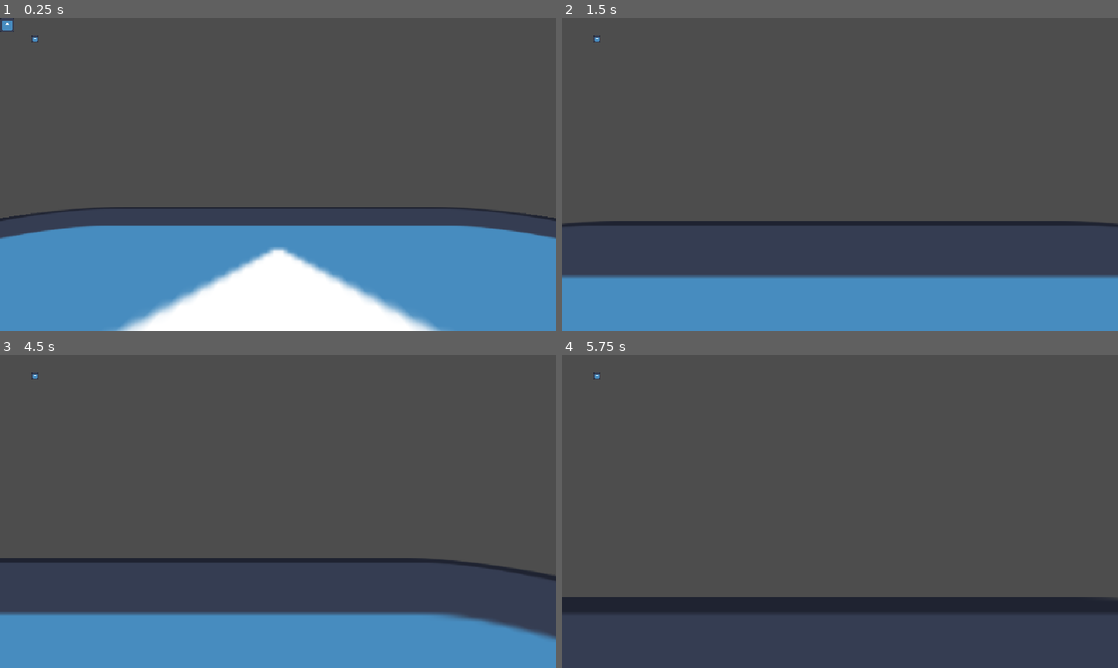
Above: before the commit, frames 1-4 (two rows, left to right).
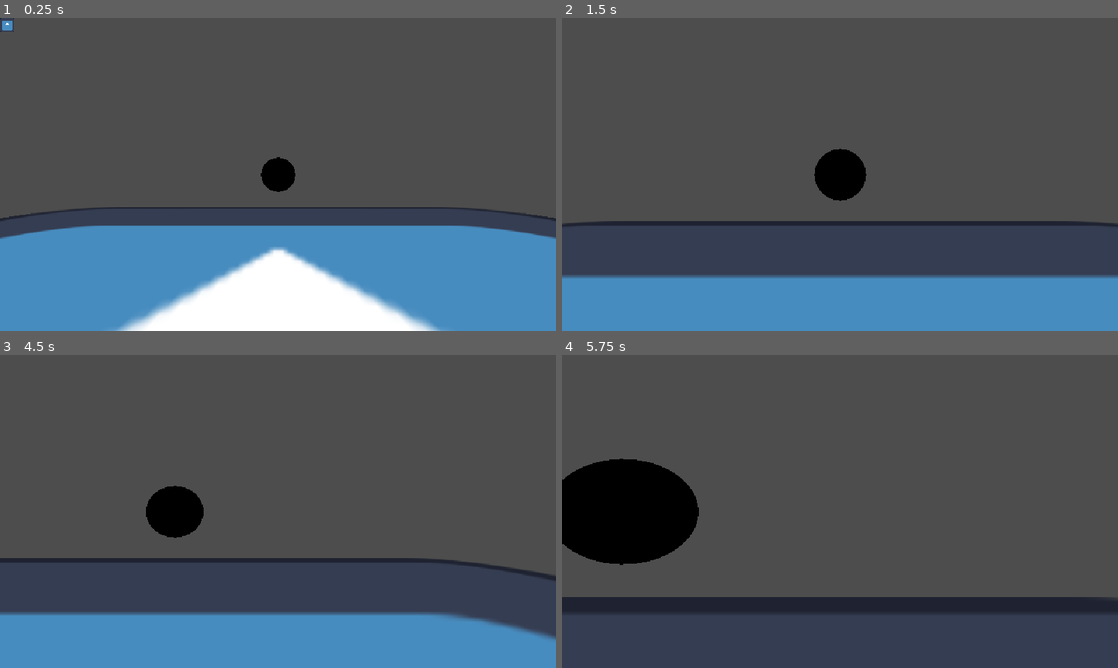
Above: after the commit, the same moments.

Repository: wooshdude/game-off-2024
Game: Godot game, scene res://scenes/grid_example.tscn
Same seed, same stepped clock (60 frames per second), same inputs: the game is played once before the commit and once after it. The project has no main scene, so this scene is started directly. The engine's default icon, where the game draws it, is replaced by a stand-in: a white triangle on a blue panel in a dark square.
Inputs (mouse positions are in pixels of both pictures, inside the frame that each line leads up to):
- Up to frame 1 (0.25 s): no input
- Up to frame 2 (1.5 s): tap Enter (ui_accept) at 0.5, 0.6, 0.77, 1.07, 1.25, 1.35 s; move the mouse to (812, 237) at 0.52 s; hold W (forward) from 0.53 s (still down); click (812, 237) at 0.67 s; move the mouse to (1006, 221) at 1.27 s; click (1006, 221) at 1.42 s
- Up to frame 3 (4.5 s): tap Enter (ui_accept) at 1.52, 1.82, 2, 2.1, 2.75, 2.85, 3.02, 3.32, 3.5, 3.6, 3.77, 4.07, 4.25, 4.35 s; move the mouse to (111, 464) at 2.02 s; release W (forward) at 2.03 s; hold A (left) 2.03-3.53 s; click (111, 464) at 2.17 s; move the mouse to (305, 511) at 2.77 s; click (305, 511) at 2.92 s; move the mouse to (194, 433) at 3.52 s; hold S (back) 3.53-4.28 s; click (194, 433) at 3.67 s; move the mouse to (400, 495) at 4.27 s; hold D (right) from 4.28 s (still down); click (400, 495) at 4.42 s
- Up to frame 4 (5.75 s): tap Enter (ui_accept) at 4.52, 4.82, 5.1 s; move the mouse to (728, 527) at 5.02 s; release D (right) at 5.03 s; hold W (forward) from 5.03 s (still down); click (728, 527) at 5.17 s

The runs differ from the first frame. In frame 1, 0.5% of the frame differs, in the area x 5-54%, y 5-56%; in frame 2, 1.2%; in frame 3, 1.3%; in frame 4, 6.8%, in the area x 0-25%, y 5-68%.
Error before the commit: Parse Error: Identifier "InteractionHandler" not declared in the current scope. (res://scripts/components/interactable.gd:13)

Commit message:
interaction area 3d

Diff:
--- a/scenes/grid_example.tscn
+++ b/scenes/grid_example.tscn
@@ -6,8 +6,10 @@
 [ext_resource type="Script" path="res://scripts/components/grid_component.gd" id="3_oiykh"]
 [ext_resource type="Script" path="res://scripts/player_movement.gd" id="4_8dg3a"]
 [ext_resource type="Script" path="res://scripts/components/interaction_component.gd" id="6_1mfjj"]
-[ext_resource type="Script" path="res://scripts/test_rotated_position.gd" id="7_bdxxx"]
-[ext_resource type="Script" path="res://scripts/components/interactable.gd" id="7_gqwu2"]
+
+[sub_resource type="SphereMesh" id="SphereMesh_vdu7p"]
+
+[sub_resource type="SphereShape3D" id="SphereShape3D_rm5j6"]
 
 [node name="Node" type="Node"]
 script = ExtResource("1_hdbry")
@@ -28,6 +30,21 @@
 axis = 1
 texture = ExtResource("2_1a1gk")
 
+[node name="Node3D2" type="Node3D" parent="World3D"]
+transform = Transform3D(1, 0, 0, 0, 1, 0, 0, 0, 1, 0, 0, -6)
+
+[node name="CSGMesh3D" type="CSGMesh3D" parent="World3D/Node3D2"]
+mesh = SubResource("SphereMesh_vdu7p")
+
+[node name="Area3D" type="Area3D" parent="World3D/Node3D2"]
+
+[node name="CollisionShape3D" type="CollisionShape3D" parent="World3D/Node3D2/Area3D"]
+shape = SubResource("SphereShape3D_rm5j6")
+
+[node name="InteractionComponent" type="Node" parent="World3D/Node3D2" node_paths=PackedStringArray("area3d")]
+script = ExtResource("6_1mfjj")
+area3d = NodePath("../Area3D")
+
 [node name="World2D" type="Node2D" parent="."]
 
 [node name="Player2D" type="Node2D" parent="World2D"]
@@ -42,34 +59,9 @@
 script = ExtResource("4_8dg3a")
 grid_component = NodePath("../GridComponent")
 
-[node name="InteractionComponent" type="Node" parent="World2D/Player2D/Components" node_paths=PackedStringArray("grid_component")]
-script = ExtResource("6_1mfjj")
-grid_component = NodePath("../GridComponent")
-
 [node name="Sprite2D" type="Sprite2D" parent="World2D/Player2D"]
 scale = Vector2(0.13, 0.13)
 texture = ExtResource("2_1a1gk")
 metadata/_edit_group_ = true
 
-[node name="Sprite2D2" type="Sprite2D" parent="World2D/Player2D" node_paths=PackedStringArray("grid_component")]
-scale = Vector2(0.0625, 0.0625)
-texture = ExtResource("2_1a1gk")
-script = ExtResource("7_bdxxx")
-grid_component = NodePath("../Components/GridComponent")
-
-[node name="Interactable" type="Node2D" parent="World2D"]
-position = Vector2(40, 16)
-metadata/_edit_group_ = true
-
-[node name="Sprite2D" type="Sprite2D" parent="World2D/Interactable"]
-scale = Vector2(0.06, 0.06)
-texture = ExtResource("2_1a1gk")
-
-[node name="Interactable" type="Node" parent="World2D/Interactable" node_paths=PackedStringArray("grid_component")]
-script = ExtResource("7_gqwu2")
-grid_component = NodePath("../GridComponent")
-
-[node name="GridComponent" type="Node" parent="World2D/Interactable"]
-script = ExtResource("3_oiykh")
-
 [node name="Node" type="Node" parent="."]
--- /dev/null
+++ b/scripts/components/actor.gd
@@ -0,0 +1,4 @@
+extends Component
+
+func _ready() -> void:
+	pass
--- a/scripts/components/interactable.gd
+++ /dev/null
@@ -1,13 +0,0 @@
-extends	Component
-class_name Interactable
-
-var enabled: bool = false
-@export var grid_component: GridComponent
-
-func _ready() -> void:
-	super()
-
-	if grid_component == null:
-		grid_component = find_sibling("GridComponent")
-
-	InteractionHandler.register_interactable(self)
--- a/scripts/components/interaction_component.gd
+++ b/scripts/components/interaction_component.gd
@@ -1,22 +1,30 @@
 extends Component
 class_name InteractionComponent
 
-@export var grid_component: GridComponent
+@export var area3d: Area3D
+var mouse_inside: bool
 
-var looking_at: Interactable
+signal interacted
 
 func _ready() -> void:
 	super()
-	if grid_component == null:
-		grid_component = find_sibling("GridComponent")
-	grid_component.position_updated.connect(_on_position_updated)
 
-func _on_position_updated() -> void:
-	var front_position:Vector2i = grid_component.get_in_front()
-	var facing_object: GridComponent = GridManager.get_object_at_position(front_position)
-	looking_at = facing_object.find_sibling("Interactable") if looking_at == null and facing_object != null and facing_object.find_sibling("Interactable") else null
+	area3d.mouse_entered.connect(_on_mouse_entered)
+	area3d.mouse_exited.connect(_on_mouse_exited)
 
-	if Input.is_action_just_pressed("ui_accept") and looking_at != null:
-		print('interacted')
-	if Input.is_action_just_pressed("ui_accept"):
-		print('fuck')
+func _input(event: InputEvent) -> void:
+	if not mouse_inside: return
+	if event is InputEventMouseButton and event.is_pressed():
+		if event.button_index == MOUSE_BUTTON_LEFT:
+			interacted.emit()
+
+func _process(_delta: float) -> void:
+	if area3d.global_position.distance_to(get_viewport().get_camera_3d().global_position) > 2: mouse_inside = false
+
+func _on_mouse_entered():
+	if area3d.global_position.distance_to(get_viewport().get_camera_3d().global_position) > 2: return
+	mouse_inside = true
+
+func _on_mouse_exited():
+	if area3d.global_position.distance_to(get_viewport().get_camera_3d().global_position) > 2: return
+	mouse_inside = false
--- a/scripts/globals/interaction_handler.gd
+++ b/scripts/globals/interaction_handler.gd
@@ -1,17 +1 @@
 extends Node
-
-var interactables: Dictionary = {}
-
-func _ready() -> void:
-	pass
-
-func register_interactable(interactable: Interactable):
-	if not interactables.has(interactable):
-		interactables[interactable.grid_component.Position] = interactable
-
-func get_object_at_position(position: Vector2i) -> Interactable:
-	if interactables.has(position):
-		print('getting interaction at position ', position)
-		print(interactables[position])
-		return interactables[position]
-	return null
